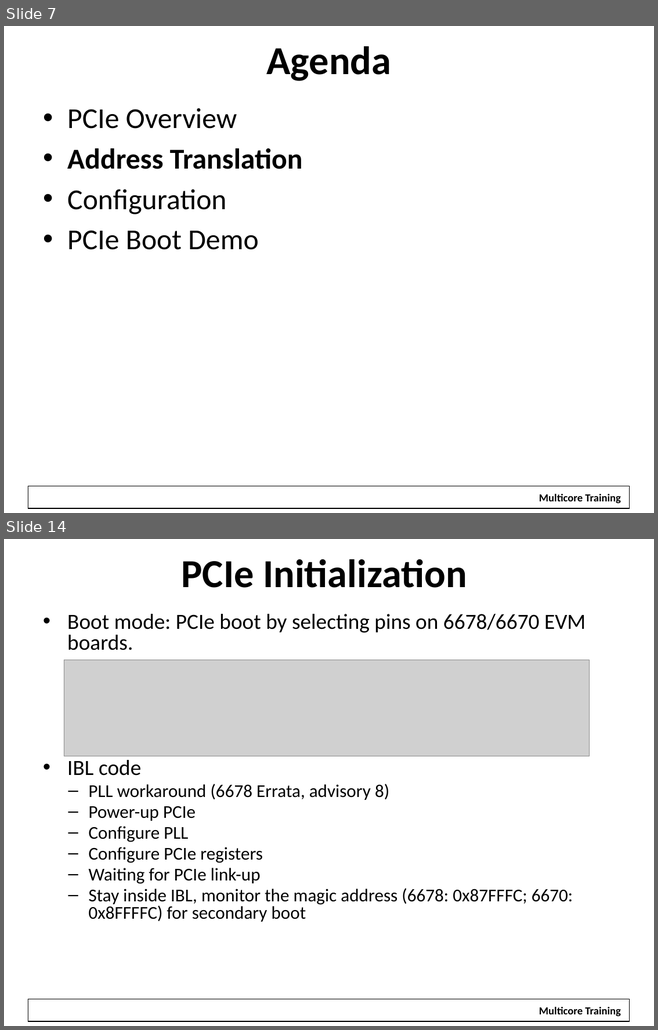
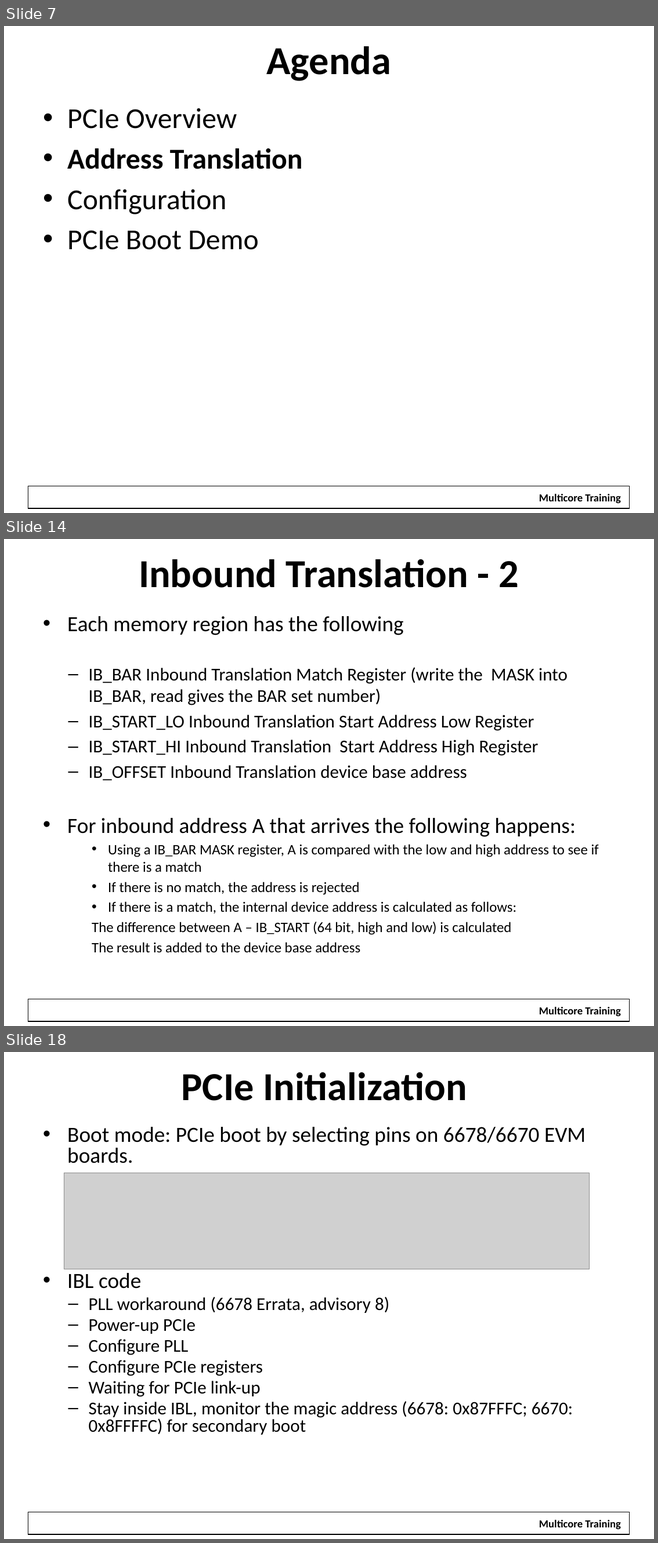
Before and after one commit to hari1989/keystone-workshop, a slide deck: slides/KeyStone PCI Express.pptx. Shown one above the other, each under a label of ours: slides 7 and 14 before the commit, slides 7, 14 and 18 after it; the slides between them are not shown. The pictures are 658x1030 and 658x1543 pixels, drawn with LibreOffice and Linux fonts; fonts in the diff are those of the drawing; grey boxes stand for pictures; background and template pictures are left out. Boxes give left, top, right and bottom in pixels: in the first picture for what was removed or moved away, otherwise in the second. Text is boxed around its words. In the diff, an @@ line names an element or a change of style, - is before the commit and + after.

Commit message:
Small change in the MASK definition

```diff
--- a/slides/KeyStone PCI Express.pptx
+++ b/slides/KeyStone PCI Express.pptx
@@ slide 14 added at <box>4,539,654,1026</box>, background #FFFFFF; not listed: 2 template elements that a slide beside it also shows @@
@@ title added at <box>139,559,518,588</box>, 44 pt, text #000000, bold @@
+Inbound Translation - 2
@@ text added at <box>67,616,598,953</box>, 16 pt, text #000000 @@
+• Each memory region has the following
+  – IB_BAR Inbound Translation Match Register (write the MASK into IB_BAR, read gives the BAR set number)
+  – IB_START_LO Inbound Translation Start Address Low Register
+  – IB_START_HI Inbound Translation Start Address High Register
+  – IB_OFFSET Inbound Translation device base address
+• For inbound address A that arrives the following happens:
+    • Using a IB_BAR MASK register, A is compared with the low and high address to see if there is a match
+    • If there is no match, the address is rejected
+    • If there is a match, the internal device address is calculated as follows:
+    The difference between A – IB_START (64 bit, high and low) is calculated
+    The result is added to the device base address
@@ what was slide 14 is now slide 18 @@
```
Also in this commit, not shown: 10 slides changed, 4 other slides added, 6 slides removed.
